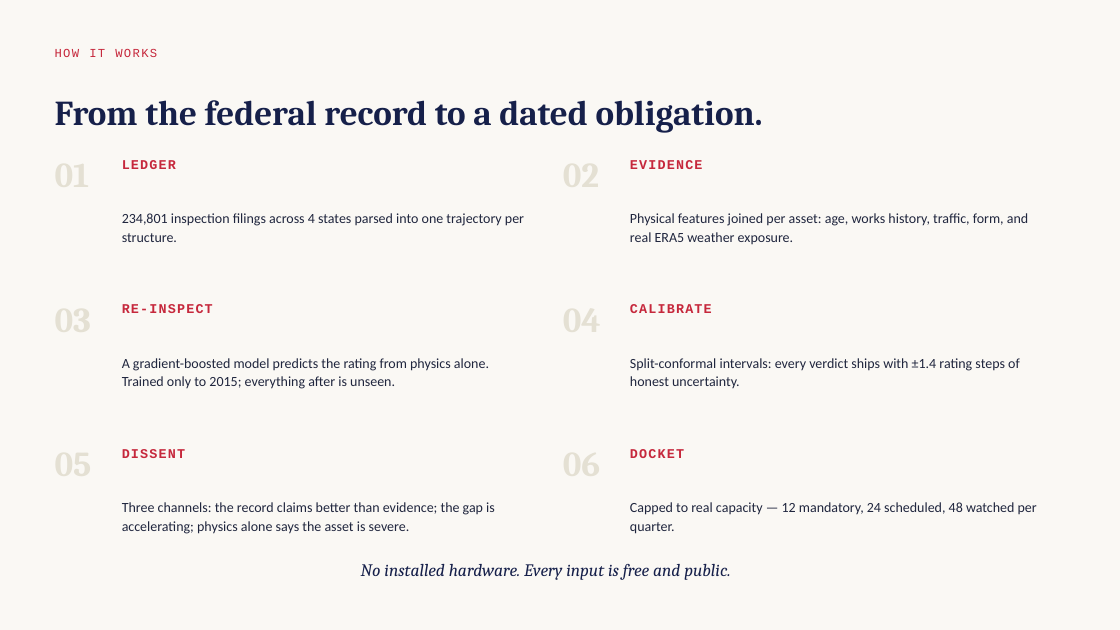
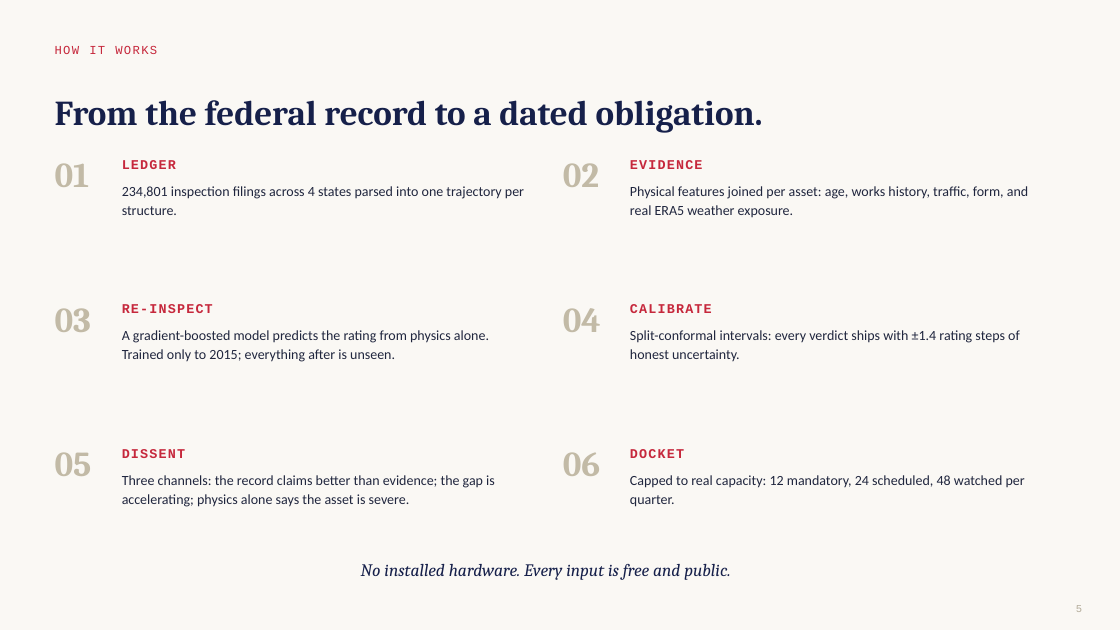
Before and after one commit to ArockiaRajamanickam/dissent, a slide deck: slide 5 of pitch/DISSENT_Nexus_Network_Pitch.pptx. Drawn at 1120x630 pixels with LibreOffice and Linux fonts; fonts in the diff are those of the drawing. Boxes give left, top, right and bottom in pixels: in the first picture for what was removed or moved away, otherwise in the second. Text is boxed around its words. In the diff, an @@ line names an element or a change of style, - is before the commit and + after.

```diff
--- a/pitch/DISSENT_Nexus_Network_Pitch.pptx
+++ b/pitch/DISSENT_Nexus_Network_Pitch.pptx
@@ text added at [55, 163, 90, 187], 30 pt, text #C2BAA6, bold @@
+01
@@ text added at [563, 163, 599, 187], 30 pt, text #C2BAA6, bold @@
+02
@@ text added at [55, 308, 91, 332], 30 pt, text #C2BAA6, bold @@
+03
@@ text added at [563, 308, 601, 332], 30 pt, text #C2BAA6, bold @@
+04
@@ text added at [55, 452, 92, 476], 30 pt, text #C2BAA6, bold @@
+05
@@ text added at [563, 452, 600, 476], 30 pt, text #C2BAA6, bold @@
+06
@@ vertical alignment middle to top in 7 elements at [55, 46, 157, 54], [122, 186, 524, 215], [122, 475, 495, 507], [630, 186, 1028, 217], [122, 330, 489, 362], [630, 330, 1020, 361], [630, 475, 1025, 507] @@
@@ text at [630, 475, 1025, 507]: text changed @@
-Capped to real capacity — 12 mandatory, 24 scheduled, 48 watched per quarter.
+Capped to real capacity: 12 mandatory, 24 scheduled, 48 watched per quarter.
@@ page number added at [1076, 605, 1082, 612], 9 pt, text #B3AC9A @@
+5
```
Also in this commit, not shown: 11 other slides changed, 16 other files.
